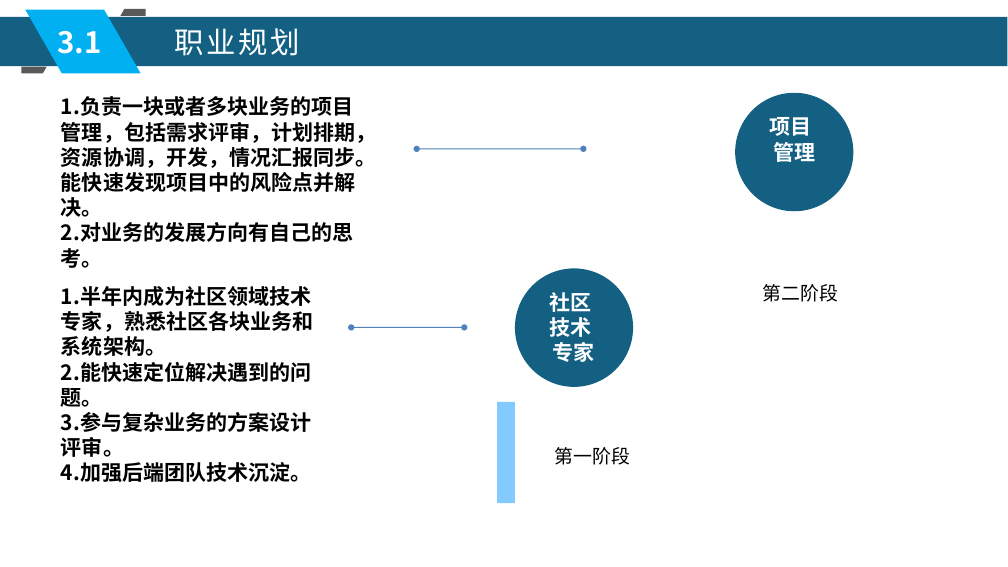
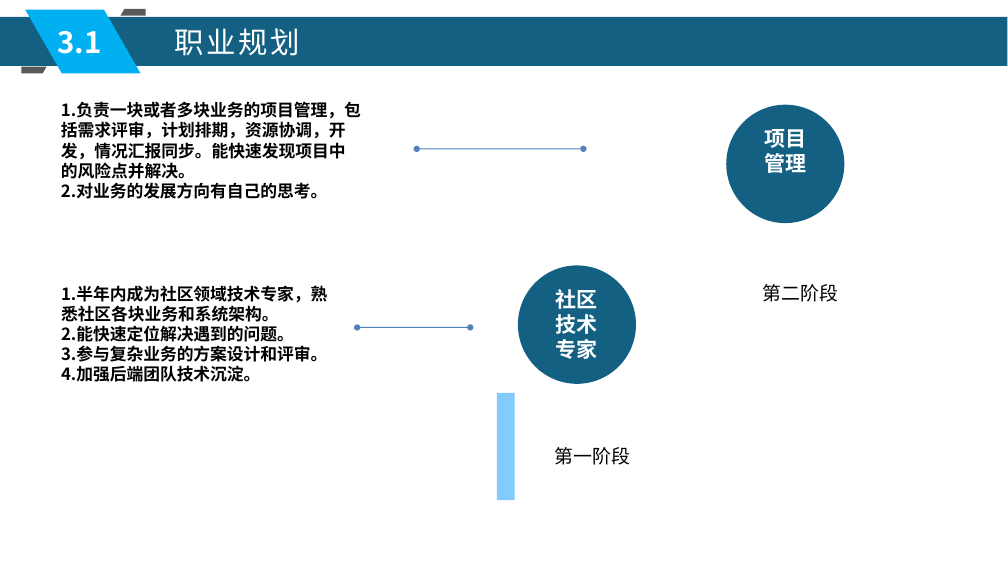
Before and after one commit to xljnc/husky-starter, a slide deck: slide 13 of doc/zzdb.pptx (slide 14 before the commit). Drawn at 1008x567 pixels with LibreOffice and Linux fonts; fonts in the diff are those of the drawing. Boxes give left, top, right and bottom in pixels: in the first picture for what was removed or moved away, otherwise in the second. Text is boxed around its words. In the diff, an @@ line names an element or a change of style, - is before the commit and + after.

```diff
--- a/doc/zzdb.pptx
+++ b/doc/zzdb.pptx
@@ text "1.负责一块或者多块业务的项目管理，包括需求评审，计划排期，资源协调，开发，情况汇报同步。能快速发现项目中的风险点并解决 ..." at [61,101,361,199]: size 20 to 16 pt @@
@@ ellipse "项目": place and size @@
-ellipse "项目" at [735,93,853,212]
+ellipse "项目" at [727,104,845,223]
@@ text in ellipse at [764,129,806,148]: alignment left to centre @@
@@ text at [61,285,327,382]: size 20 to 16 pt in "1.半年内成为社区领域技术专家，熟悉社区各块业务和系统架构。", "2.能快速定位解决遇到的问题。", "4.加强后端团队技术沉淀。" @@
@@ text in ellipse at [556,289,598,334]: alignment left to centre @@
@@ double arrow moved from (464, 327) - (352, 327) to (470, 327) - (357, 327) @@
@@ text at [61,345,327,362]: text changed; size 20 to 16 pt @@
-3.参与复杂业务的方案设计评审。
+3.参与复杂业务的方案设计和评审。
@@ line moved from (506, 402) - (506, 503) to (506, 393) - (506, 500) @@
```
Also in this commit, not shown: 14 other slides changed, 1 slide removed.
